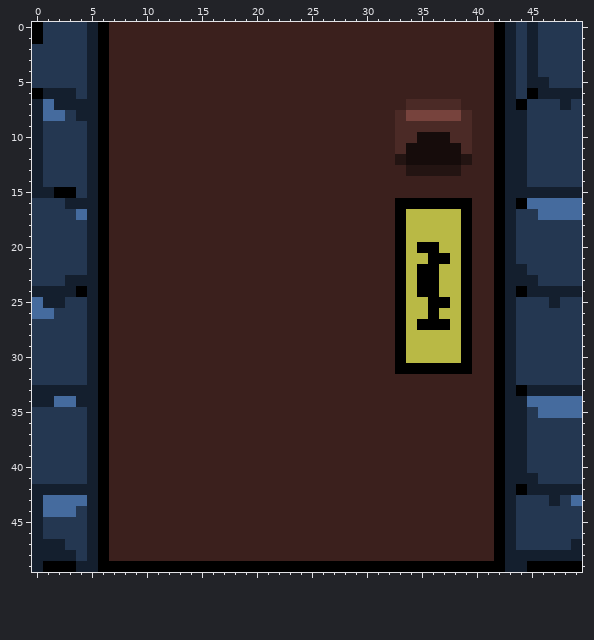
Two versions of one pixel-art sprite, images/yellowDoor_Front_Bottom.png. That is the earlier state.
The file is 50x50 pixels. Colours within 5 levels of each other are drawn and written as one.
And afterwards:
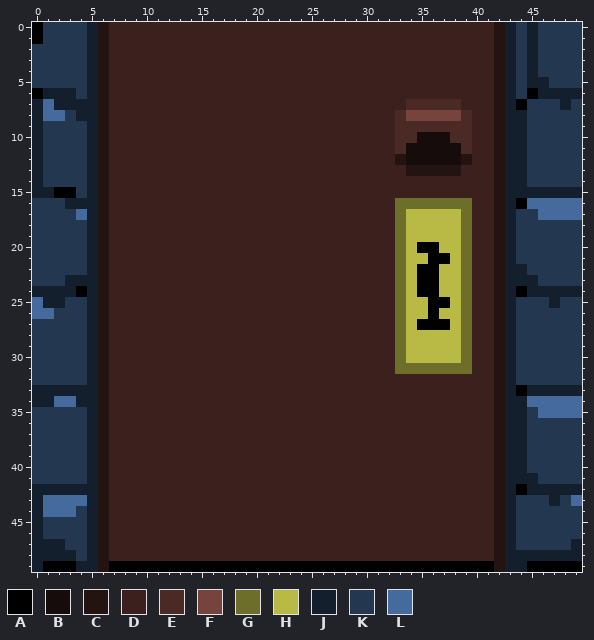
Palette (. is transparent): A #000000  B #160c0b  C #231412  D #3b201d  E #4b2a26  F #77433d  G #6e6e2b  H #b9b945  J #141f2e  K #243751  L #456b9e
The author wrote: Doors go from Floor to Ceiling
The exact change:
y 0..15: x 6 A -> C; x 42 A -> C
y 16: x 6 A -> C; x 33..39 AAAAAAA -> GGGGGGG; x 42 A -> C
y 17..30: x 6 A -> C; x 33 A -> G; x 39 A -> G; x 42 A -> C
y 31: x 6 A -> C; x 33..39 AAAAAAA -> GGGGGGG; x 42 A -> C
y 32..49: x 6 A -> C; x 42 A -> C
